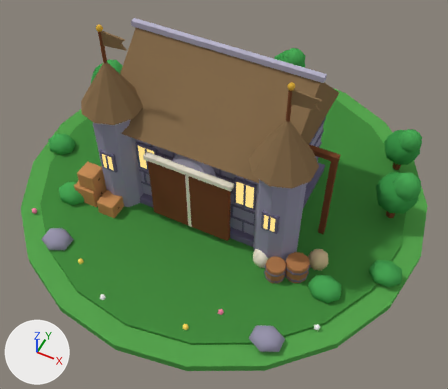
The Blender file blender/models/bld_entrepot_3.blend as it was, and as the next commit left it.
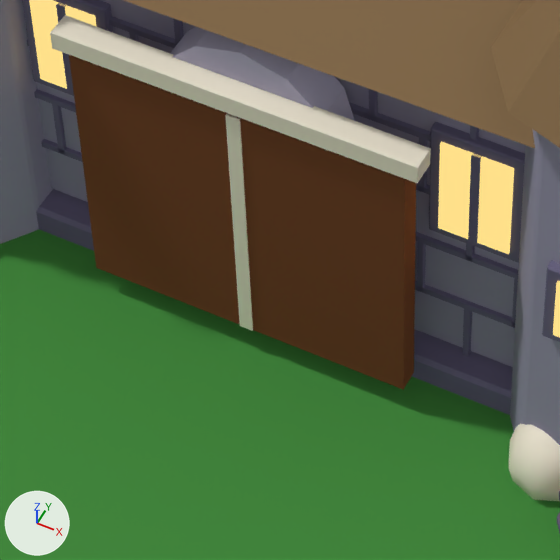
There are two pictures of each version: one whole from a 50 mm lens placed at (5.89, -11.78, 14.21), pointed at (0.75, -1.5, 1.35), one close up on the part from 29% to 59% of the width and 38% to 72% of the height. Arrows for +X, +Y and +Z are at lower left; the lights stay in place. The first two pictures are the older version.

The first close-up shows 'box', 'box.056', 'box.057', 'box.059', 'box.061', 'cyl', 'cyl.004', 'cyl.006', 'cyl.008', 'ground2', 'roof', 'walls' and 23 more.
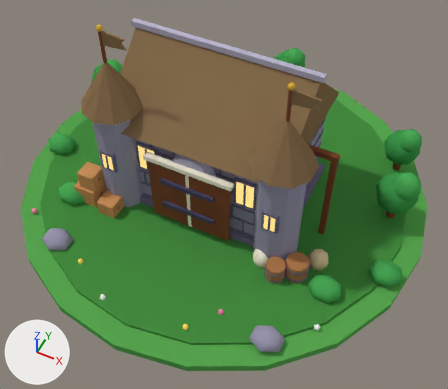
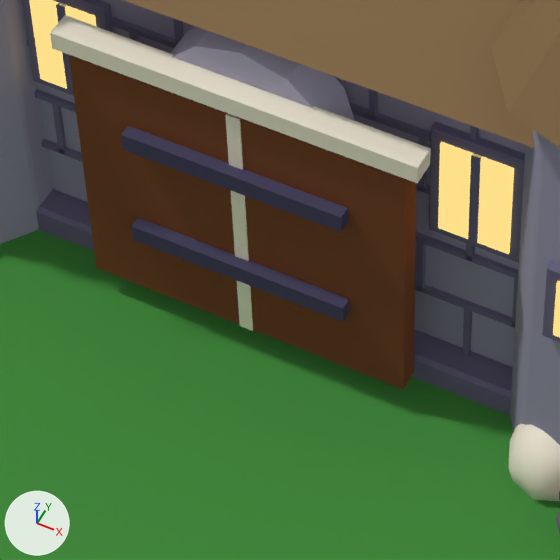
Scene script edits in JSON lines:
```json
{"op": "add", "block": "mat_m_4a4660", "code": ["mat_m_4a4660 = principled_material('m_4a4660')", "mat_m_4a4660.base_color = (0.0685, 0.0612, 0.117)  # dark blue #4a4660", "mat_m_4a4660.roughness = 1.0", "mat_m_4a4660.specular_ior_level = 0.0"]}
{"block": "me_box_073", "where": "# used by ob_box_073; location = (0.0, -3.6, 0.0)"}
{"op": "remove", "block": "me_box_073", "code": "me_box_073.from_pydata(...)  # 8 vertices, 6 faces; spans x -0.8..0.8, y -1.6..1.6, z 0.0..0.06"}
{"op": "remove", "block": "me_box_073", "code": "me_box_073.materials.append(mat_m_c9a86a)  # orange #c9a86a"}
{"op": "add", "block": "me_box_073", "code": "me_box_073.from_pydata(...)  # 8 vertices, 6 faces; spans x -0.8..0.8, y -0.07..0.07, z 0.0..0.14"}
{"block": "me_box_073", "change": "me_box_073 part 1: the whole mesh is scaled about the mesh origin by (1, 0.0437, 2.33)"}
{"op": "add", "block": "me_box_073", "code": "me_box_073.materials.append(mat_m_4a4660)  # dark blue #4a4660"}
{"op": "add", "block": "me_box_074", "code": ["me_box_074 = bpy.data.meshes.new('box.074')", "me_box_074.from_pydata(...)  # a box spanning x -0.8..0.8, y -0.07..0.07, z 0.0..0.14", "me_box_074.materials.append(mat_m_4a4660)  # dark blue #4a4660"]}
{"op": "set", "path": "ob_box_073.location", "old": "(0.0, -3.6, 0.0)", "new": "(0.0, -2.2, 0.9)"}
{"op": "add", "block": "ob_box_074", "code": ["ob_box_074 = bpy.data.objects.new('box.074', me_box_074)", "ob_box_074.location = (0.0, -2.2, 1.8)"]}
```

Pixel boxes (x1, y1, x2, y2) of what changed, in the close-ups (560 x 560 px):
```json
{"object": "box.074", "change": "added", "after": [121, 126, 348, 232], "on screen": "dark blue"}
{"object": "box.073", "change": "recoloured, mesh rescaled, moved", "after": [131, 217, 349, 322], "on screen": "not visible before"}
```
